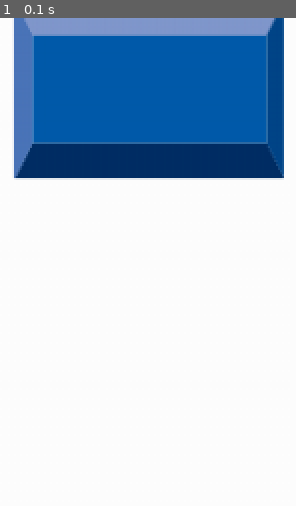
Above: before the commit, frame 1.
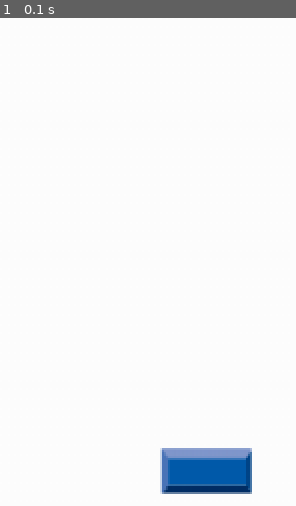
Above: after the commit, the same moment.

Repository: Francisco-aires/py.game-fran-mat-theo
Game: pygame game, started from jogo.py
Same seed, same stepped clock (60 frames per second), same inputs: the game is played once before the commit and once after it.
Inputs:
- Up to frame 1 (0.1 s): no input

The runs differ from the first frame. In frame 1, 33% of the frame differs, in the area x 4-96%, y 0-98%.

Commit message:
Brick posição aleatória

Diff:
--- a/jogo.py
+++ b/jogo.py
@@ -14,8 +14,8 @@
 
 
 # ------ Incia Assets
-BRICK_WIDTH=150
-BRICK_HEIGHT=100
+BRICK_WIDTH=50
+BRICK_HEIGHT=25
 brick_img=pygame.image.load('Img/01-Breakout-Tiles.png').convert_alpha()
 brick_img=pygame.transform.scale(brick_img, (BRICK_WIDTH, BRICK_HEIGHT))
 
@@ -30,8 +30,8 @@
         pygame.sprite.Sprite.__init__(self)
         self.image = img
         self.rect = self.image.get_rect()
-        self.rect.x = random.randint(0, WIDTH-BRICK_WIDTH)
-        self.rect.y = random.randint(-250, 0)
+        self.rect.x = random.randint(0,WIDTH-BRICK_WIDTH)
+        self.rect.y = random.randint(0,250)
     # criar(função update(self)) se quiser movimentar o brick
 
 
